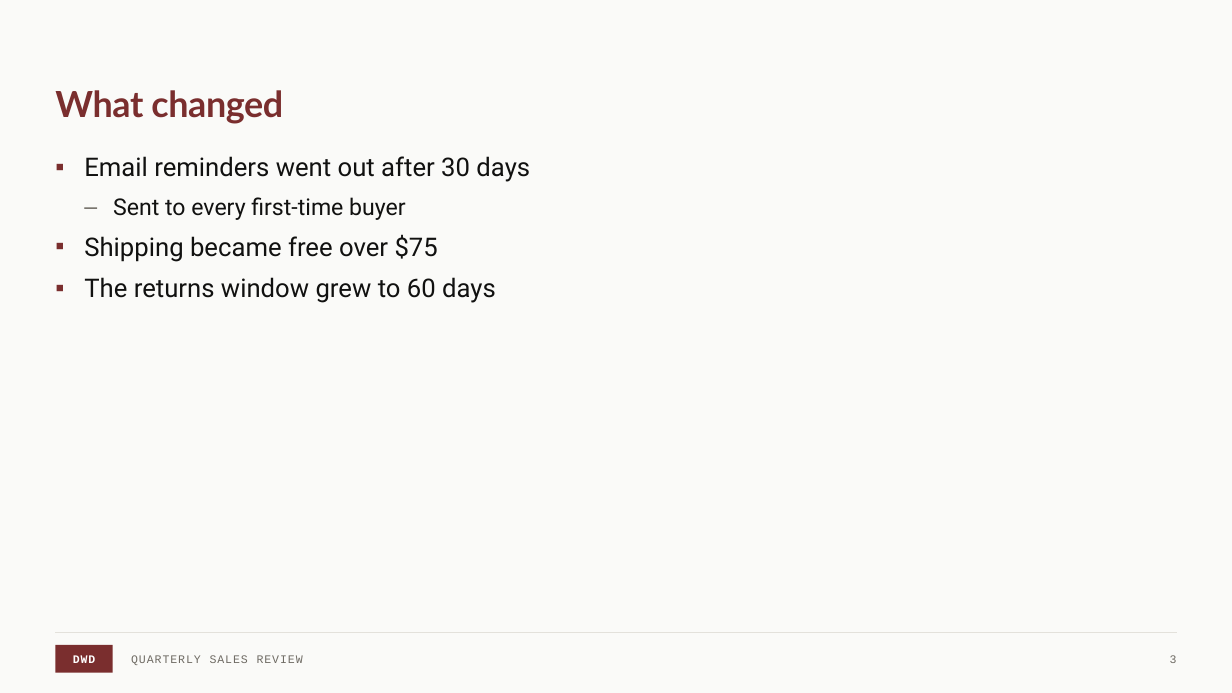
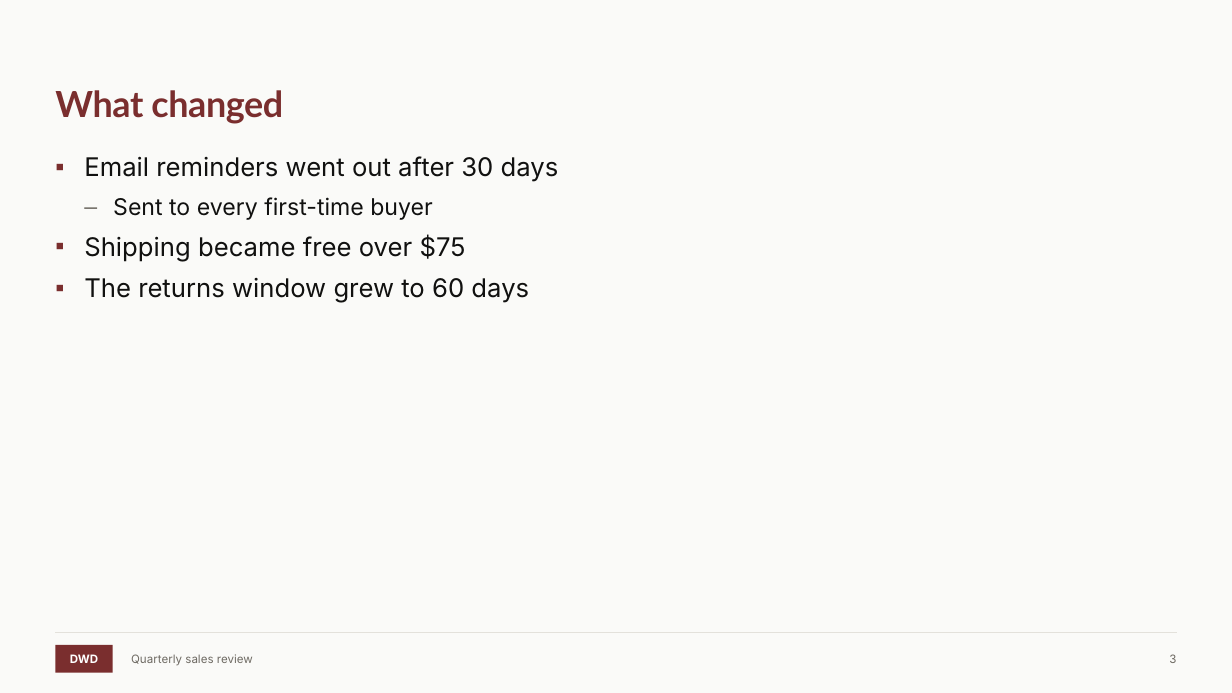
Before and after one commit to dillon-shearer/dwd-document-skill, a slide deck: slide 3 of assets/dwd-sample.pptx. Drawn at 1232x693 pixels with LibreOffice and Linux fonts; fonts in the diff are those of the drawing. Boxes give left, top, right and bottom in pixels: in the first picture for what was removed or moved away, otherwise in the second. Text is boxed around its words. In the diff, an @@ line names an element or a change of style, - is before the commit and + after.

Commit message:
Match the November 2026 site design: Schibsted Grotesk and Inter, sentence-case labels, and the Data With Dillon wordmark in every format

```diff
--- a/assets/dwd-sample.pptx
+++ b/assets/dwd-sample.pptx
@@ text "Email reminders went out after ..." at [84, 156, 559, 303]: font Roboto to Inter @@
@@ rectangle "DWD" at [55, 645, 113, 673]: font Courier New to Inter, letter spacing 0.7 to 0 pt @@
@@ text at [131, 654, 253, 665]: text changed; font Courier New to Inter @@
-QUARTERLY SALES REVIEW
+Quarterly sales review
```
Also in this commit, not shown: 9 other slides changed, 23 other files.
